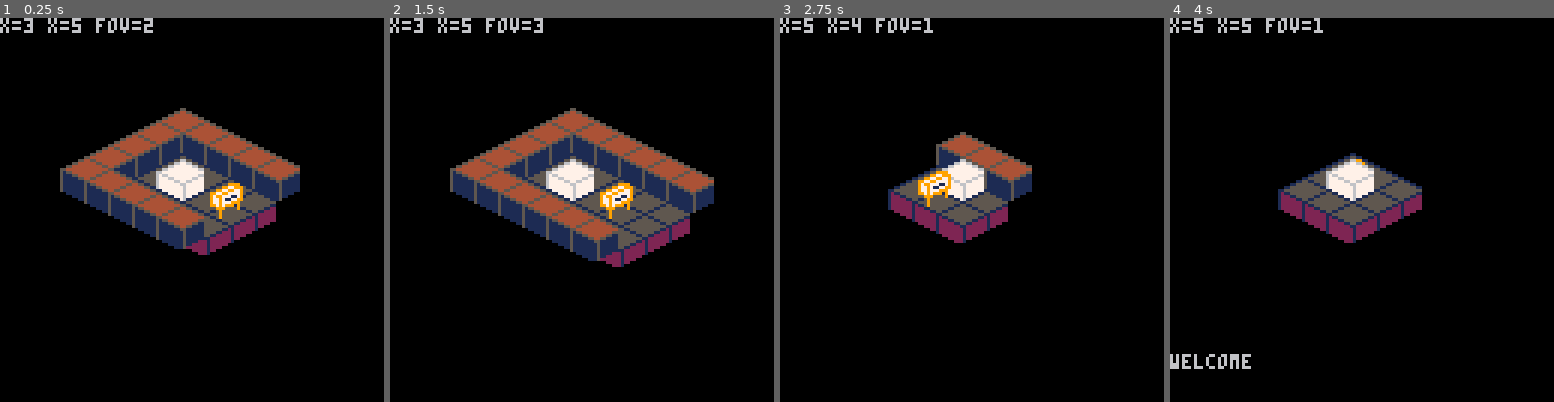
Above: before the commit, frames 1-4 (left to right).
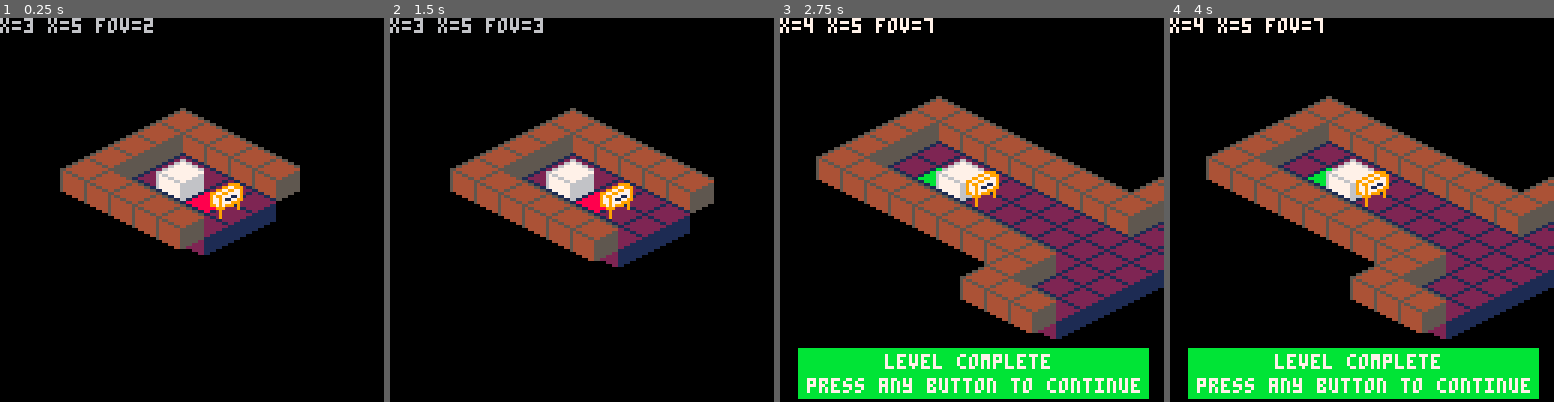
Above: after the commit, the same moments.

Repository: adammika/ld36
Game: PICO-8 cartridge ld36.p8
Two runs of this game, one before a commit and one after it. Both use one fixed random seed, a clock stepped at 60 frames per second and the inputs below.
Inputs:
- Up to frame 1 (0.25 s): no input
- Up to frame 2 (1.5 s): tap X (X key) at 0.33, 1.07 s; tap O (Z key) at 0.7 s
- Up to frame 3 (2.75 s): hold Right 1.6-2.1 s; tap O (Z key) at 1.7, 2.1, 2.5 s; tap X (X key) at 1.85 s; hold Up 2.15-2.42 s; hold Right from 2.47 s (still down)
- Up to frame 4 (4 s): tap O (Z key) at 2.9, 3.3, 3.7 s; tap X (X key) at 2.97 s; release Right at 3.03 s; hold Left 3.08-3.58 s; hold Down 3.63-3.97 s

The runs differ from the first frame. In frame 1, 5.9% of the frame differs, in the area x 16-79%, y 30-62%; in frame 2, 7.1%; in frame 3, 42%; in frame 4, 42%, in the area x 0-100%, y 0-100%.

Commit message:
Goals in level

Diff:
--- a/ld36.p8
+++ b/ld36.p8
@@ -14,9 +14,13 @@
 
 displayed_dialog = nil
 
+finished_level  = false
+finished_ticks  = 0
+
 -- tile defines
 
 start  = 192
+goal   = 193
 sign_1 = 253
 sign_2 = 252
 sign_3 = 251
@@ -49,28 +53,47 @@
 
    if map_element(v) then
     level_map[row][col]=v
+
+     if v==start then
+       player.x=col
+       player.y=row
+      end
    elseif v!=0 then
     -- elements can only be on floor
     level_map[row][col]=floor
     element_map[row][col]=v
-
-    if v==start then
-     player.x=col
-     player.y=row
-    end
-
    end
   end
  end
 end
 
-function map_element(v)
- return v==wall or v==floor
-end
-
 -- update
 
 function _update()
+ if finished_level then
+  tick_finished()
+  return
+ end
+
+ handle_movement()
+ handle_actions()
+ map_trigger(player.x, player.y)
+ element_trigger(player.x, player.y)
+end
+
+function tick_finished()
+ finished_ticks += 1
+
+ if finished_ticks == 5 then
+  if player.fov != max_fov then
+   player.fov += 1
+  end
+
+  finished_ticks = 0
+ end
+end
+
+function handle_movement()
  u=level_map[player.y-1][player.x  ]
  d=level_map[player.y+1][player.x  ]
  l=level_map[player.y  ][player.x-1]
@@ -80,11 +103,19 @@
  elseif btnp(1) and movable(r) then player.x+=1
  elseif btnp(2) and movable(u) then player.y-=1
  elseif btnp(3) and movable(d) then player.y+=1 end
-
+end
+
+function handle_actions()
  if btnp(4) and player.fov>min_fov then player.fov-=1 end
  if btnp(5) and player.fov<max_fov then player.fov+=1 end
-
- element_trigger(player.x, player.y)
+end
+
+function map_trigger(x,y)
+ v=level_map[y][x]
+
+ if v==goal then
+  finished_level = true
+ end
 end
 
 function element_trigger(x,y)
@@ -106,7 +137,14 @@
  cls()
  print("x="..player.x.." x="..player.y.." fov="..player.fov)
  draw_map()
- draw_dialog()
+
+ if finished_level then
+  rectfill(6,110,122,126,11)
+  print("level complete",35,112,7)
+  print("press any button to continue",9,120,7)
+ else
+   draw_dialog()
+ end
 
  -- reset cursor
  cursor()
@@ -129,8 +167,14 @@
      -- wall
      draw_tile(x,y-1,3,4,19,20,-8,-3)
     elseif v==floor then
-     --floor
+     -- floor
      draw_tile(x,y,1,2,17,18,0,0)
+    elseif v==start then
+     -- start
+     draw_tile(x,y,35,36,51,52,0,0)
+    elseif v==goal then
+     -- goal
+     draw_tile(x,y,37,38,53,54,0,0)
     end
 
     e=element_map[y][x]
@@ -174,9 +218,14 @@
 
 -- boolean checks
 
+function map_element(v)
+ return v==wall or v==floor or v==start or v==goal
+end
+
 function movable(v)
- return v==floor or v==start
-end
+ return v==floor or v==start or v==goal
+end
+
 
 
 
@@ -315,7 +364,7 @@
 0000000000000000fefffffffffffffffe000000000000000000000000000000000000000000000000000000000000000000000000000000000000000000000000000000000000000000000000000000000000000000000000000000000000000000000000000000000000000000000000000000000000000000000000000000
 fefefefefefefefefefffffffffffffffefefefefefefefe0000000000000000000000000000000000000000000000000000000000000000000000000000000000000000000000000000000000000000000000000000000000000000000000000000000000000000000000000000000000000000000000000000000000000000
 fefffffffffffffffffffffffffffffffffffffffffffffe0000000000000000000000000000000000000000000000000000000000000000000000000000000000000000000000000000000000000000000000000000000000000000000000000000000000000000000000000000000000000000000000000000000000000000
-feffc0fffdfffffffffffffffcfffffffffffbfffffffffe0000000000000000000000000000000000000000000000000000000000000000000000000000000000000000000000000000000000000000000000000000000000000000000000000000000000000000000000000000000000000000000000000000000000000000
+feffc0c1fdfffffffffffffffcfffffffffffbffffc1fffe0000000000000000000000000000000000000000000000000000000000000000000000000000000000000000000000000000000000000000000000000000000000000000000000000000000000000000000000000000000000000000000000000000000000000000
 fefffffffffffffffffffffffffffffffffffffffffffffe0000000000000000000000000000000000000000000000000000000000000000000000000000000000000000000000000000000000000000000000000000000000000000000000000000000000000000000000000000000000000000000000000000000000000000
 fefefefefefefefefefffffffffffffffefefefefefefefe0000000000000000000000000000000000000000000000000000000000000000000000000000000000000000000000000000000000000000000000000000000000000000000000000000000000000000000000000000000000000000000000000000000000000000
 0000000000000000fefffffffffffffffe000000000000000000000000000000000000000000000000000000000000000000000000000000000000000000000000000000000000000000000000000000000000000000000000000000000000000000000000000000000000000000000000000000000000000000000000000000
Not shown, changed: 36 lines of the sprite sheet (__gfx__) section of ld36.p8
